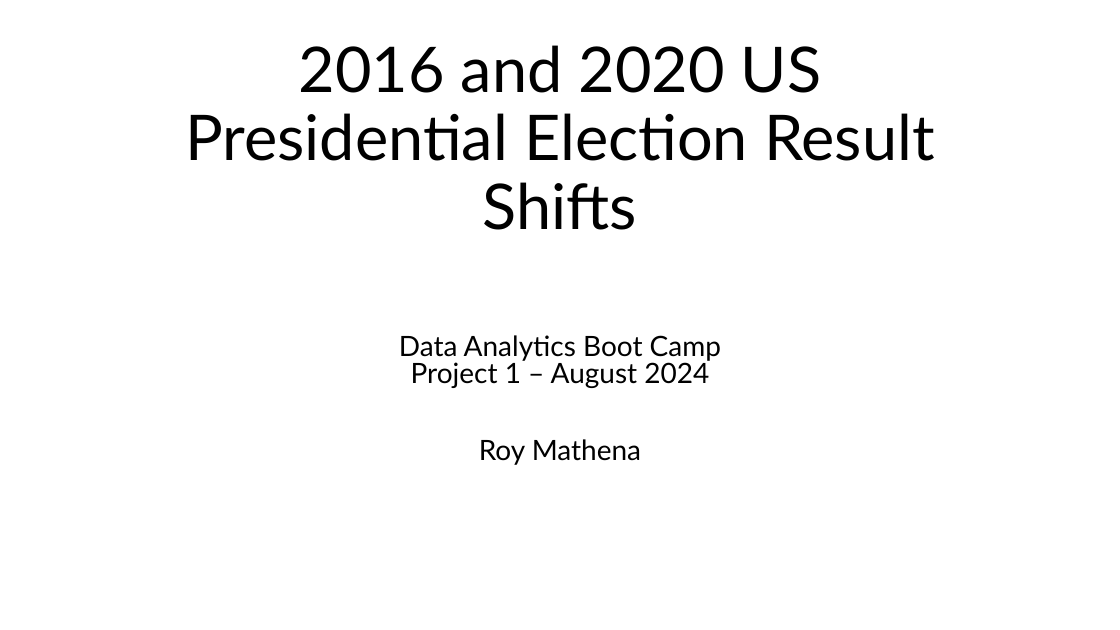
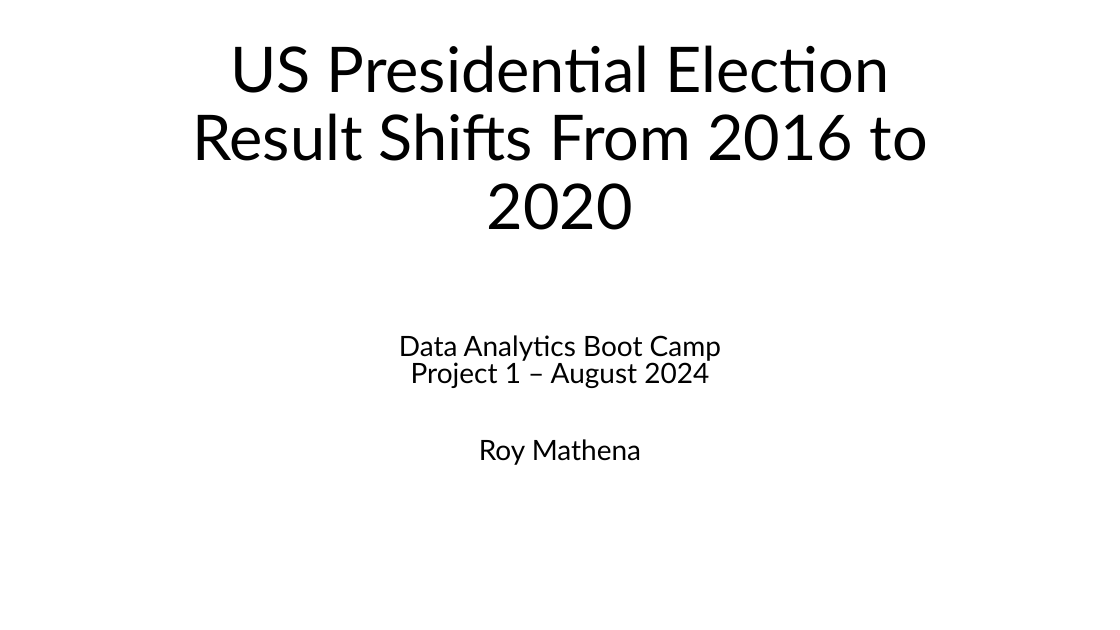
Before and after one commit to rmathena79/democracy, a slide deck: slide 1 of report.pptx. Drawn at 1120x630 pixels with LibreOffice and Linux fonts; fonts in the diff are those of the drawing. Boxes give left, top, right and bottom in pixels: in the first picture for what was removed or moved away, otherwise in the second. Text is boxed around its words. In the diff, an @@ line names an element or a change of style, - is before the commit and + after.

```diff
--- a/report.pptx
+++ b/report.pptx
@@ title at bbox=[192, 45, 928, 230]: text changed @@
-2016 and 2020 US Presidential Election Result Shifts
+US Presidential Election Result Shifts From 2016 to 2020
```
Also in this commit, not shown: 5 other slides changed, 1 other file.
